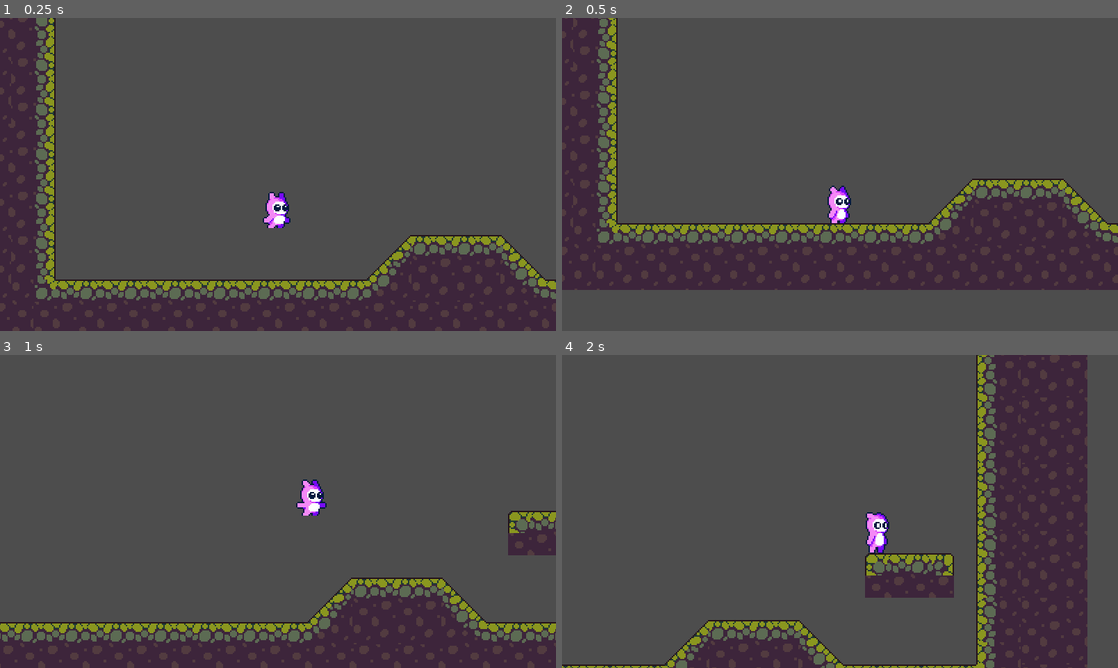
Above: before the commit, frames 1-4 (two rows, left to right).
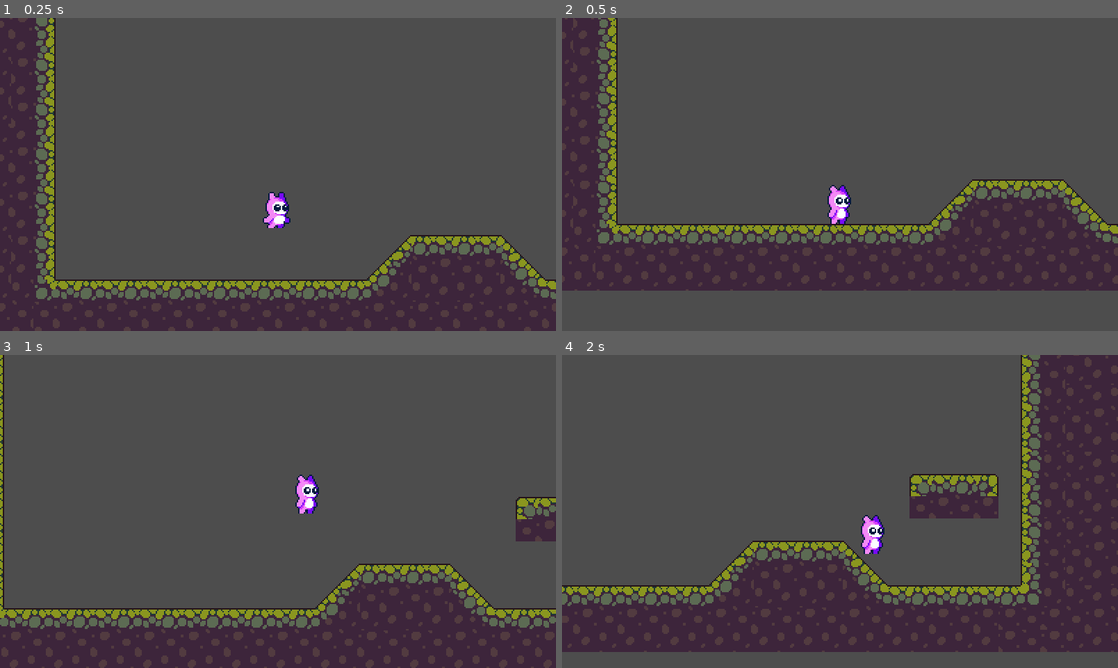
Above: after the commit, the same moments.

Repository: cauesmelo/minigamejam-22
Game: Godot game, scene res://scenes/world.tscn
The game is run twice, just before and just after one commit, with the same random seed, the same clock (stepped at 60 frames per second) and the same inputs.
Inputs:
- Up to frame 1 (0.25 s): no input
- Up to frame 2 (0.5 s): no input
- Up to frame 3 (1 s): hold Right (mv_right) from 0.53 s (still down); hold W (mv_up) from 0.53 s (still down)
- Up to frame 4 (2 s): keep holding Right (mv_right); release W (mv_up) at 1.28 s; tap W (mv_up) at 1.35, 1.52, 1.82 s

Frame 1 is identical in both runs. In frame 2, 1.8% of the frame differs, in the area x 0-100%, y 0-88%; in frame 3, 11%; in frame 4, 35%, in the area x 0-100%, y 0-100%.

Commit message:
feat: tweaks in player movement

Diff:
--- a/project.godot
+++ b/project.godot
@@ -59,7 +59,7 @@
 }
 mv_action={
 "deadzone": 0.5,
-"events": [Object(InputEventKey,"resource_local_to_scene":false,"resource_name":"","device":-1,"window_id":0,"alt_pressed":false,"shift_pressed":false,"ctrl_pressed":false,"meta_pressed":false,"pressed":false,"keycode":0,"physical_keycode":90,"key_label":0,"unicode":122,"echo":false,"script":null)
+"events": [Object(InputEventKey,"resource_local_to_scene":false,"resource_name":"","device":-1,"window_id":0,"alt_pressed":false,"shift_pressed":false,"ctrl_pressed":false,"meta_pressed":false,"pressed":false,"keycode":0,"physical_keycode":67,"key_label":0,"unicode":99,"echo":false,"script":null)
 , Object(InputEventKey,"resource_local_to_scene":false,"resource_name":"","device":-1,"window_id":0,"alt_pressed":false,"shift_pressed":false,"ctrl_pressed":false,"meta_pressed":false,"pressed":false,"keycode":0,"physical_keycode":32,"key_label":0,"unicode":32,"echo":false,"script":null)
 ]
 }
--- a/scenes/player.tscn
+++ b/scenes/player.tscn
@@ -5,8 +5,9 @@
 [ext_resource type="Texture2D" uid="uid://dj6y6x84dmd0" path="res://assets/player/Pink_Monster_Jump_8.png" id="3_fd0lc"]
 [ext_resource type="Texture2D" uid="uid://btvxkv0w5wn2" path="res://assets/player/Pink_Monster_Run_6.png" id="4_ptwn8"]
 
-[sub_resource type="RectangleShape2D" id="RectangleShape2D_x1md5"]
-size = Vector2(15, 26)
+[sub_resource type="CapsuleShape2D" id="CapsuleShape2D_qo47r"]
+radius = 6.5
+height = 28.0
 
 [sub_resource type="AtlasTexture" id="AtlasTexture_nhldf"]
 atlas = ExtResource("2_ox7mb")
@@ -150,8 +151,8 @@
 script = ExtResource("1_1ybfg")
 
 [node name="collision" type="CollisionShape2D" parent="."]
-position = Vector2(0.5, 2)
-shape = SubResource("RectangleShape2D_x1md5")
+position = Vector2(-0.5, 2)
+shape = SubResource("CapsuleShape2D_qo47r")
 
 [node name="sprite" type="AnimatedSprite2D" parent="."]
 sprite_frames = SubResource("SpriteFrames_vybhr")
--- a/scripts/Player.gd
+++ b/scripts/Player.gd
@@ -1,26 +1,68 @@
 extends CharacterBody2D
 
 
-const SPEED = 150.0
+const SPEED = 130.0
 const JUMP_VELOCITY = -400.0
+var jump_timer = 0.0
+var coyote_timer = 0.5
+var gravity = ProjectSettings.get_setting("physics/2d/default_gravity")
 
-var gravity = ProjectSettings.get_setting("physics/2d/default_gravity")
+func handle_ground(delta):
+	if jump_timer != -1:
+		jump_timer = -1
+		velocity.y = 0
+
+	if Input.is_action_just_pressed("mv_up"):
+		velocity.y = JUMP_VELOCITY / 4
+		jump_timer = 0
+
+	if Input.is_action_pressed("mv_left"):
+		velocity.x = -SPEED
+	elif Input.is_action_pressed("mv_right"):
+		velocity.x = SPEED
+	else:
+		velocity.x = move_toward(velocity.x, 0, SPEED)
+
+	if velocity.x > 0:
+		$sprite.flip_h = false
+	elif velocity.x < 0:
+		$sprite.flip_h = true
+
+
+func handle_air(delta):
+	velocity.y += gravity * delta
+	var is_fall = velocity.y > 0
+	var is_limit_vel = velocity.y < JUMP_VELOCITY
+	jump_timer += delta
+
+	if velocity.x <= 0 && Input.is_action_pressed("mv_right"):
+		velocity.x += (SPEED * 2) * delta
+		$sprite.flip_h = false
+
+	if velocity.x >= 0 && Input.is_action_pressed("mv_left"):
+		velocity.x -= (SPEED * 2) * delta
+		$sprite.flip_h = true
+
+	if Input.is_action_pressed("mv_up") && jump_timer <= 0.1 && not is_fall && not is_limit_vel:
+		velocity.y += (JUMP_VELOCITY * (delta * 8))
+
+	if Input.is_action_pressed("mv_right"):
+		$sprite.flip_h = false
+
+	if Input.is_action_pressed("mv_left"):
+		$sprite.flip_h = true
 
 
 func _physics_process(delta):
-	if not is_on_floor():
-		velocity.y += gravity * delta
+	var ground = is_on_floor()
 
-	if Input.is_action_just_pressed("mv_up") and is_on_floor():
-		velocity.y = JUMP_VELOCITY
+	if not ground:
+		handle_air(delta)
 
-	var direction = Input.get_axis("mv_left", "mv_right")
-	if direction:
-		velocity.x = direction * SPEED
+	if ground:
+		handle_ground(delta)
 
-	else:
-		velocity.x = move_toward(velocity.x, 0, SPEED)
-
+	#Sprite animations
 	if velocity.y != 0:
 		$sprite.play("jump")
 	elif velocity.x != 0:
@@ -28,9 +70,8 @@
 	else:
 		$sprite.play("idle")
 
-	if velocity.x > 0:
-		$sprite.flip_h = false
-	elif velocity.x < 0:
-		$sprite.flip_h = true
+	move_and_slide()
 
-	move_and_slide()
+	## TODO
+	# Coyote jump
+	# Jump queue
--- a/scripts/world.gd
+++ b/scripts/world.gd
@@ -1,6 +1,6 @@
 extends Node2D
 
 
-func _process(delta):
+func _process(_delta):
 	if(Input.is_key_pressed(KEY_ESCAPE)):
 		get_tree().quit()
